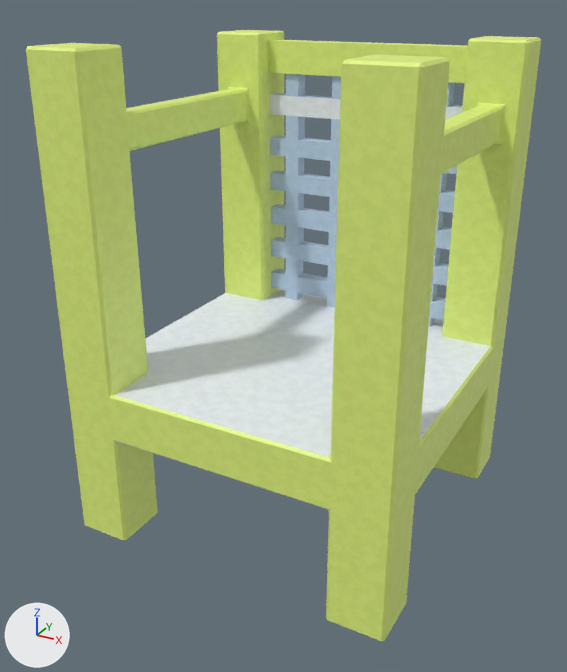
One commit to the glTF model public/game/model/environment/blue_work_zone.glb: the scene before it, then after it.
Before and after are seen from a 50 mm camera at (3.02, -4.91, 3.04) aimed at (0.95, -1.15, 1.16). The lights are fixed; the arrows at lower left show +X, +Y and +Z. The picture after the commit comes second. Where no turn or scale is listed for an object, it has been applied to the vertices.
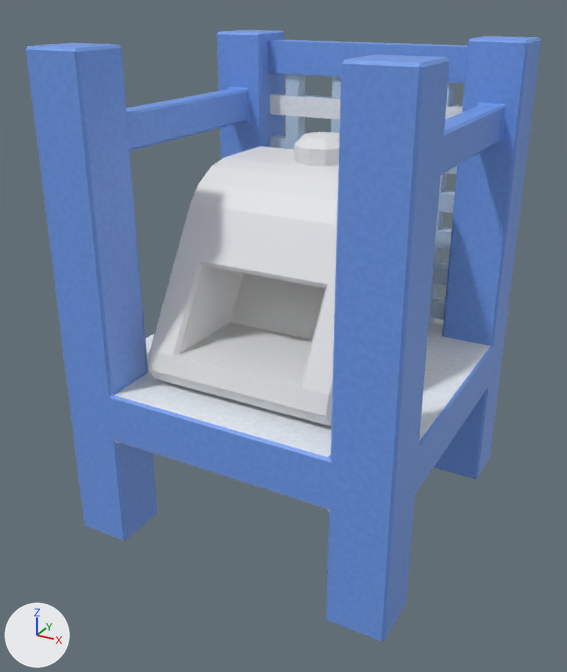
Boxes [x1, y1, x2, y2] around the edits, measured in the pictures (567 x 672 px):
'Cube', surface changed (green to blue)
    both: [26, 30, 541, 641]
'assemble machine.001', added
    after: [148, 132, 340, 426]

The change in detail:
Picture 'blue_zone (4)' (img_blue_zone__4) is new.
Material 'Material' (mat_material) changes its picture from img_blue_zone__5 to img_blue_zone__4.
Mesh me_cube_002 is new.
It has 96 vertices, 184 faces and spans x 0.43..1.57, y -1.802..-0.474, z 1.0..2.282.
Object 'assemble machine.001' (ob_assemble_machine_001) is new; it shows me_cube_002.
Its location is (0.0, 0.0, 0.0).
